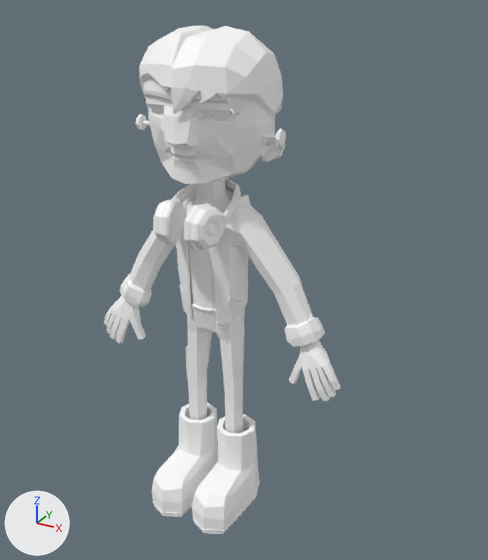
A saved change to the glTF model Assets/Models/frankenstein.glb.
One viewpoint serves both versions: a 50 mm lens placed at (3.03, -4.93, 4.92), pointed at (0.26, 0.11, 2.4). Lighting does not change. The marker at lower left points along +X, +Y and +Z. Where no turn or scale is listed for an object, it has been applied to the vertices.

The scene before the commit, as lines of its bpy script (objects in view):
```python
me_cube = bpy.data.meshes.new('Cube')
me_cube.from_pydata(...)  # 507 vertices, 960 faces; spans x -1.09..1.09, y -0.25..0.38, z -0.12..1.17
me_cube.materials.append(mat_uv_checker)  # white #ffffff
me_cube_004 = bpy.data.meshes.new('Cube.004')
me_cube_004.from_pydata(...)  # 396 vertices, 772 faces; spans x -1.32..1.32, y -0.14..0.09, z -0.56..0.16
me_cube_004.materials.append(mat_uv_checker)  # white #ffffff
me_cube_005 = bpy.data.meshes.new('Cube.005')
me_cube_005.from_pydata(...)  # 183 vertices, 340 faces; spans x -0.635..0.603, y -0.587..0.518, z 1.816..2.574
me_cube_005.materials.append(mat_uv_checker)  # white #ffffff
ob_hair = bpy.data.objects.new('hair', me_cube_005)
ob_hair.location = (0.0, 0.0, 2.032)
ob_hands = bpy.data.objects.new('hands', me_cube_004)
ob_hands.location = (0.0, 0.0, 2.032)
ob_hoodie = bpy.data.objects.new('hoodie', me_cube)
ob_hoodie.location = (0.0, 0.0, 2.032)
# also in view: 'accessories' at (0.0, -0.18, 2.66); 'clothes' at (0.0, -0.2, 1.6); 'head' at (0.0, -0.04, 3.85)
```
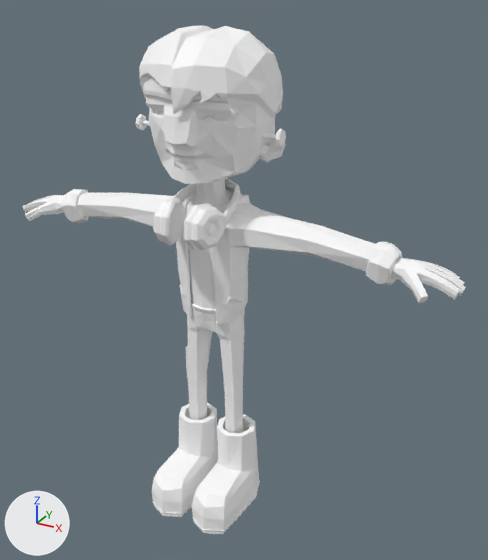
Where the newer file only moved an object's origin or applied its transform, the numbers keep the older frame.

Where the change shows, as pixel boxes (x1, y1, x2, y2) in the pictures (488 x 560 px):
'hoodie.001', added: after (61, 189, 402, 330)
'hoodie', deleted: before (120, 190, 325, 347)
'hands', deleted: before (104, 296, 340, 401)
'hands.001', added: after (23, 195, 466, 303)

What changed in the scene script:
```text
Add me_cube_001:
    me_cube_001.from_pydata(...)  # 507 vertices, 960 faces; spans x -1.72..1.72, y -0.25..0.38, z 2.0..3.2
    me_cube_001.materials.append(mat_uv_checker)  # white #ffffff
Add me_cube_002:
    me_cube_002.from_pydata(...)  # 396 vertices, 772 faces; spans x -2.24..2.24, y -0.33..0.14, z 2.73..2.95
    me_cube_002.materials.append(mat_uv_checker)  # white #ffffff
Remove ob_hands:
    ob_hands = bpy.data.objects.new('hands', me_cube_004)
    ob_hands.location = (0.0, 0.0, 2.032)
Remove ob_hoodie:
    ob_hoodie = bpy.data.objects.new('hoodie', me_cube)
    ob_hoodie.location = (0.0, 0.0, 2.032)
Add ob_hoodie_001:
    ob_hoodie_001 = bpy.data.objects.new('hoodie.001', me_cube_001)
    ob_hoodie_001.location = (0.0, 0.0, 0.0)
Add ob_hands_001:
    ob_hands_001 = bpy.data.objects.new('hands.001', me_cube_002)
    ob_hands_001.location = (0.0, 0.0, 0.0)
```
